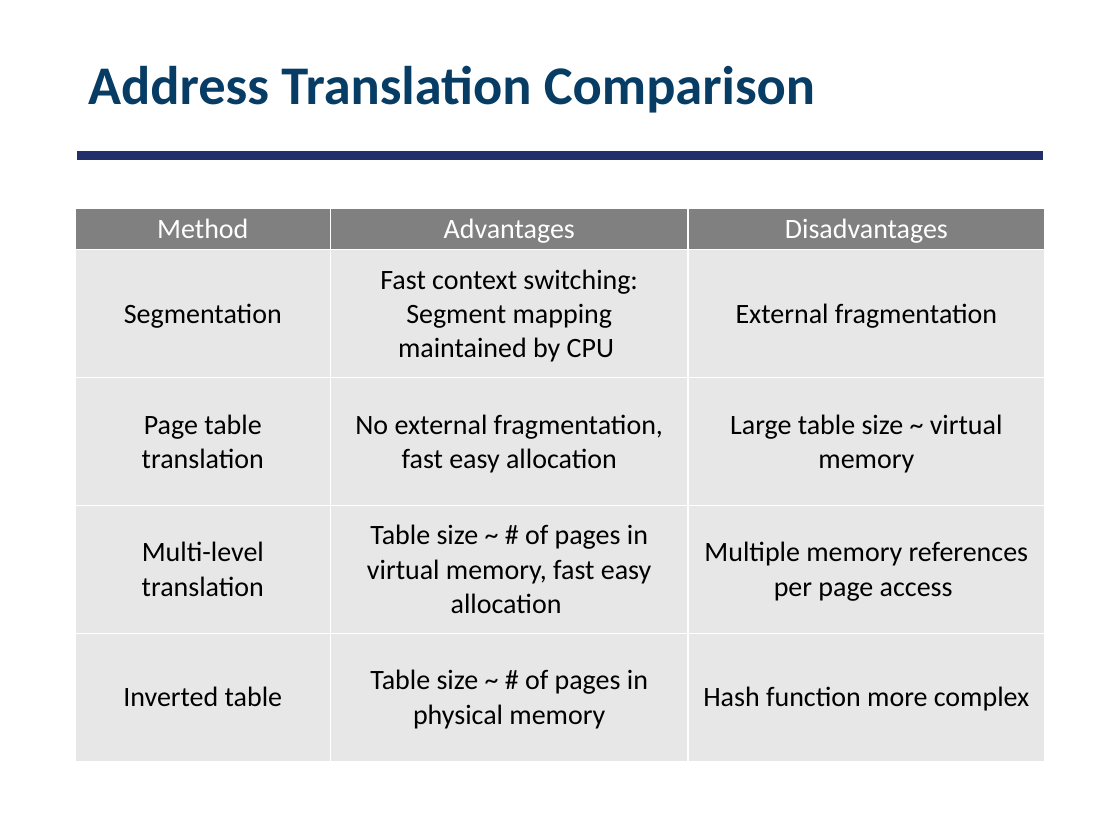
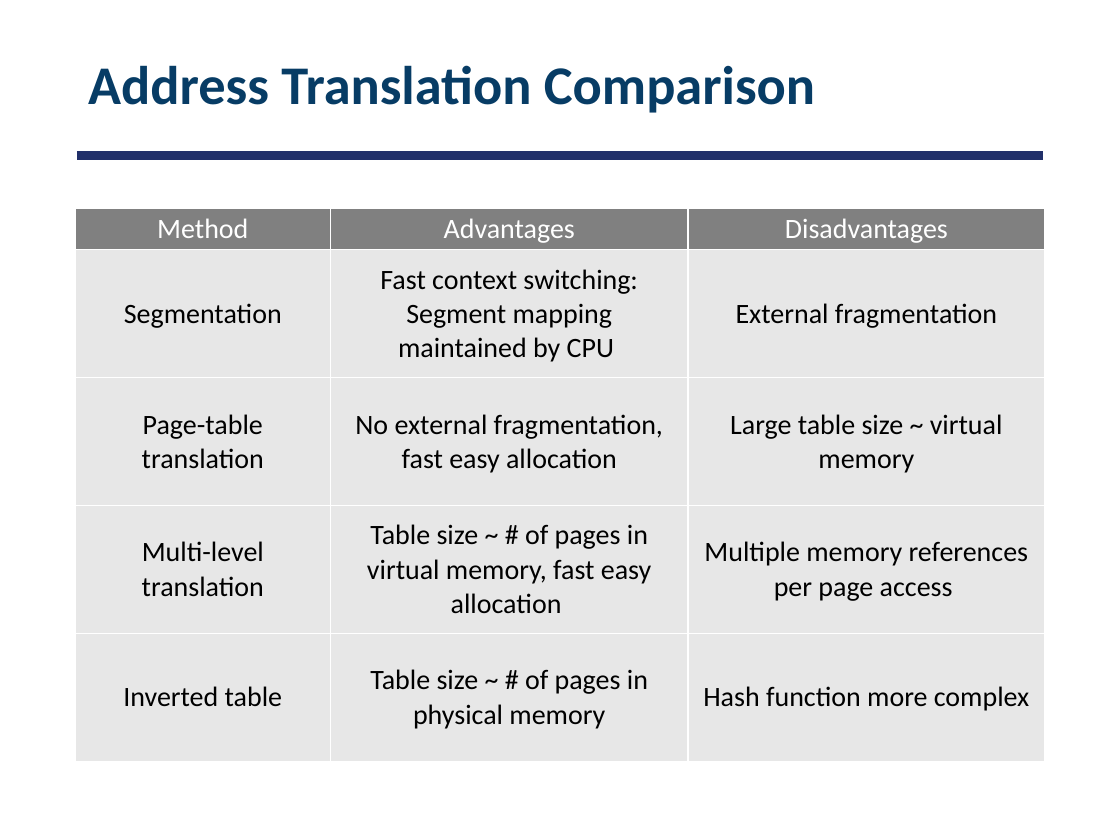
Before and after one commit to smajidzahedi/ECE350, a slide deck: slide 50 of 07-address.pptx. Drawn at 1120x840 pixels with LibreOffice and Linux fonts; fonts in the diff are those of the drawing. Boxes give left, top, right and bottom in pixels: in the first picture for what was removed or moved away, otherwise in the second. Text is boxed around its words. In the diff, an @@ line names an element or a change of style, - is before the commit and + after.

```diff
--- a/07-address.pptx
+++ b/07-address.pptx
@@ table at (x1=75, y1=208, x2=1045, y2=760) @@
-row 3, column 1: Page table translation
+row 3, column 1: Page-table translation
```
Also in this commit, not shown: 3 other files.
